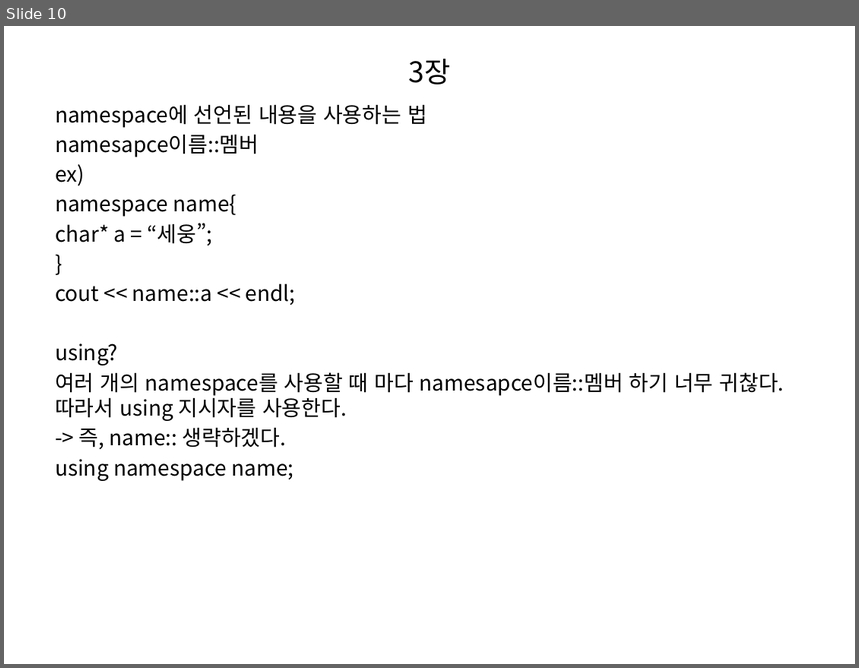
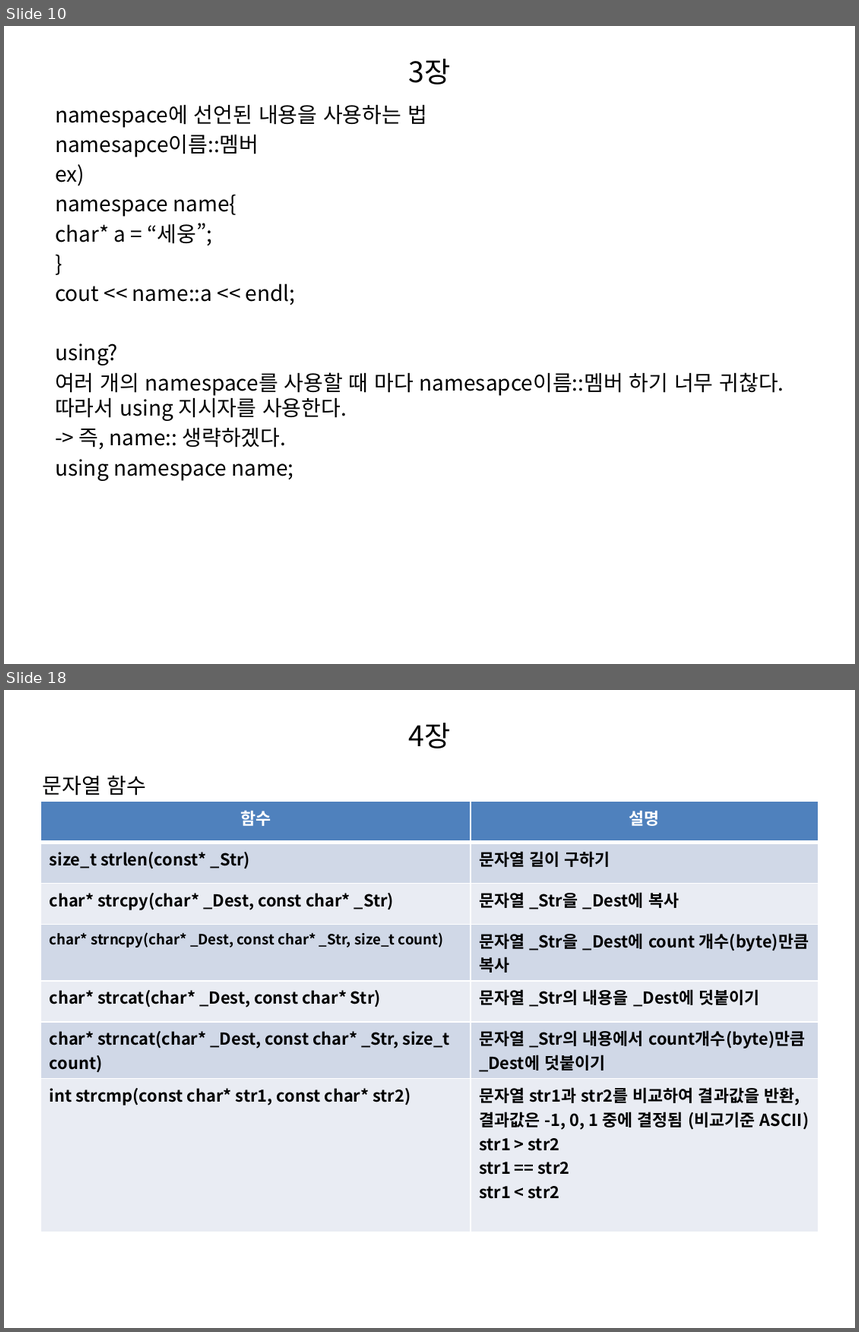
Before and after one commit to ssosee/C-study, a slide deck: C++ STUDY.pptx. Shown one above the other, each under a label of ours: slide 10 before the commit, slides 10 and 18 after it; the slides between them are not shown. The pictures are 859x668 and 859x1332 pixels, drawn with LibreOffice and Linux fonts; fonts in the diff are those of the drawing. Boxes give left, top, right and bottom in pixels: in the first picture for what was removed or moved away, otherwise in the second. Text is boxed around its words. In the diff, an @@ line names an element or a change of style, - is before the commit and + after.

```diff
--- a/C++ STUDY.pptx
+++ b/C++ STUDY.pptx
@@ slide 18 added at (x1=4, y1=690, x2=855, y2=1328), background #FFFFFF @@
@@ title added at (x1=408, y1=723, x2=450, y2=749), 24 pt, text #000000 @@
+4장
@@ text added at (x1=43, y1=775, x2=147, y2=796), 18 pt, text #000000 @@
+문자열 함수
@@ table added at (x1=40, y1=802, x2=819, y2=1202), 7 rows, 2 columns @@
+함수 | 설명
+size_t strlen(const* _Str) | 문자열 길이 구하기
+char* strcpy(char* _Dest, const char* _Str) | 문자열 _Str을 _Dest에 복사
+char* strncpy(char* _Dest, const char* _Str, size_t count) | 문자열 _Str을 _Dest에 count 개수(byte)만큼 복사
+char* strcat(char* _Dest, const char* Str) | 문자열 _Str의 내용을 _Dest에 덧붙이기
+char* strncat(char* _Dest, const char* _Str, size_t count) | 문자열 _Str의 내용에서 count개수(byte)만큼 _Dest에 덧붙이기
+int strcmp(const char* str1, const char* str2) | 문자열 str1과 str2를 비교하여 결과값을 반환, 결과값은 -1, 0, 1 중에 결정됨 (비교기준 ASCII) / str1 > str2 / str1 == str2 / str1 < str2
```
Also in this commit, not shown: 3 slides changed, 88 other slides added, 1 slide removed.
